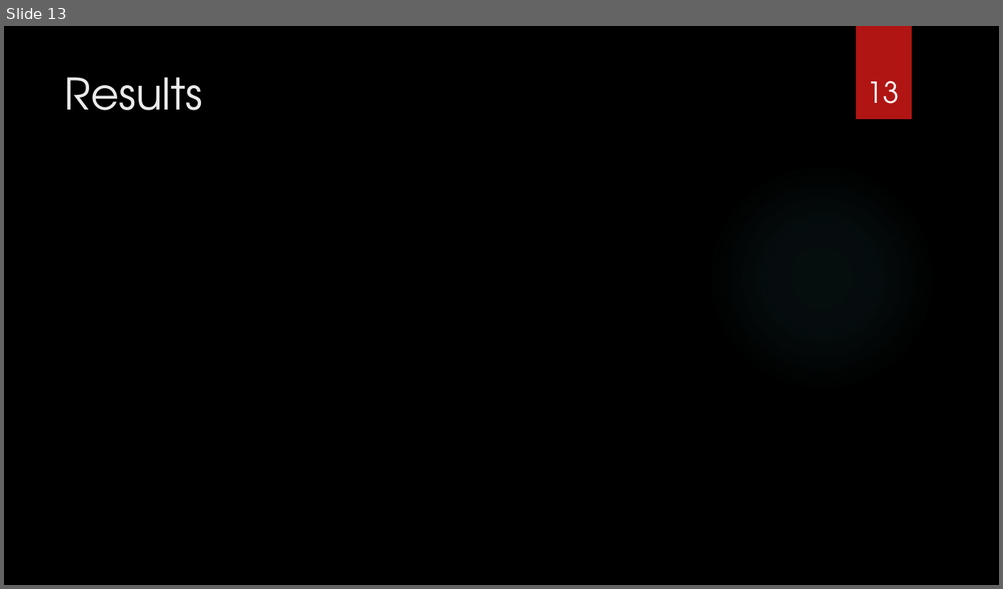
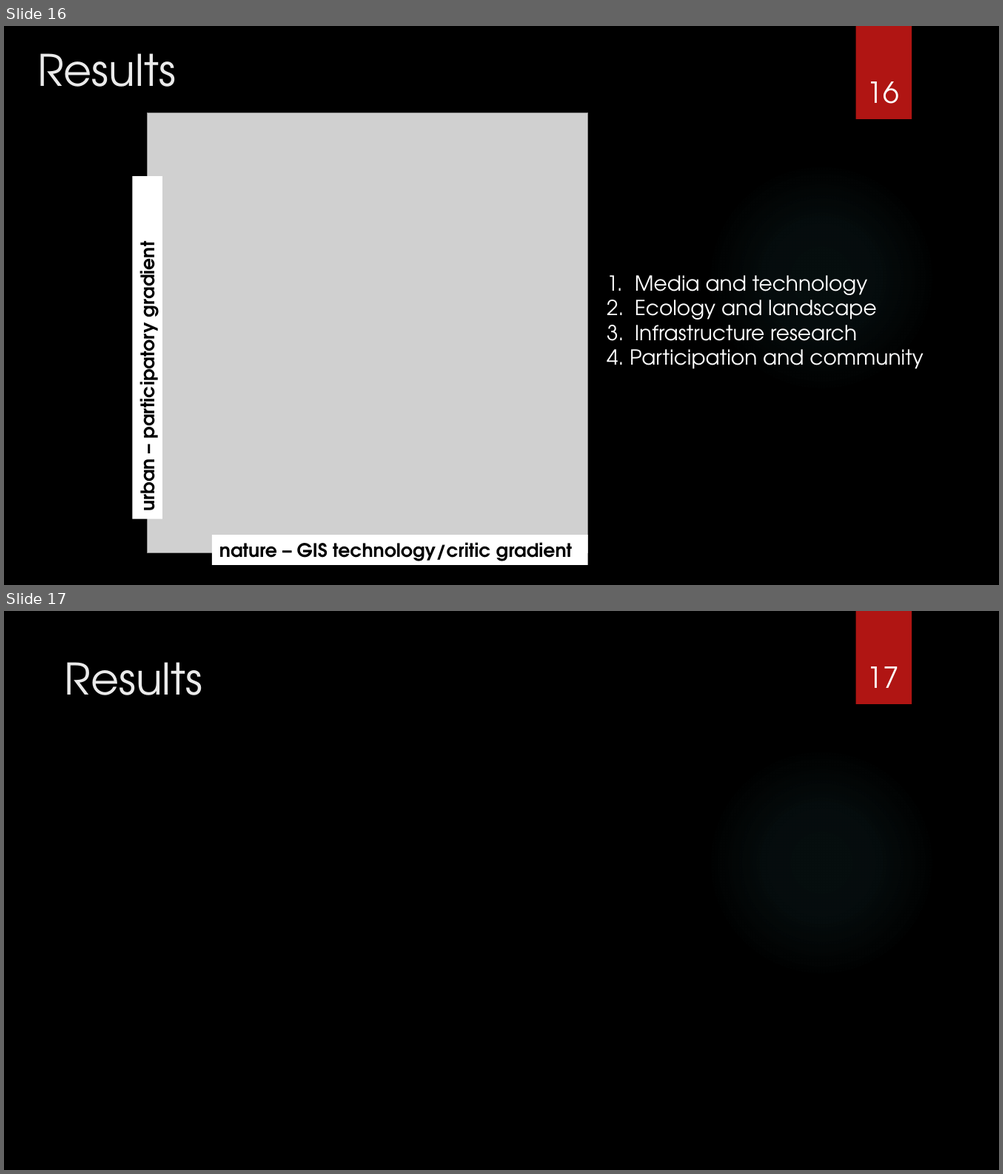
Before and after one commit to nuest/qual_gis, a slide deck: presentation/vortrag_qual_gis.pptx. Shown one above the other, each under a label of ours: slide 13 before the commit, slides 16 and 17 after it. The pictures are 1003x589 and 1003x1174 pixels, drawn with LibreOffice and Linux fonts; fonts in the diff are those of the drawing; grey boxes stand for pictures; background and template pictures are left out. Boxes give left, top, right and bottom in pixels: in the first picture for what was removed or moved away, otherwise in the second. Text is boxed around its words. In the diff, an @@ line names an element or a change of style, - is before the commit and + after.

```diff
--- a/presentation/vortrag_qual_gis.pptx
+++ b/presentation/vortrag_qual_gis.pptx
@@ slide 16 added at [4,26,999,585], background picture (left out); not listed: 2 template elements that a slide beside it also shows @@
@@ title added at [37,53,176,87], 42 pt, text #EBEBEB @@
+Results
@@ page number added at [867,82,899,104], 28 pt, text #FFFFFF @@
+16
@@ picture added at [148,113,587,553] @@
@@ rectangle added at [132,176,162,519], fill #FFFFFF, 18 pt, text #000000, bold @@
+urban – participatory gradient
@@ text added at [606,275,922,369], 20 pt, text #FFFFFF @@
+1. Media and technology
+2. Ecology and landscape
+3. Infrastructure research
+4. Participation and community
@@ rectangle added at [212,536,588,565], fill #FFFFFF, 18 pt, text #000000, bold @@
+nature – GIS technology/critic gradient
@@ what was slide 13 is now slide 17 @@
@@ page number at [867,667,899,688]: text changed @@
-13
+17
```
Also in this commit, not shown: 4 slides changed, 4 other slides added, 2 slides removed.
